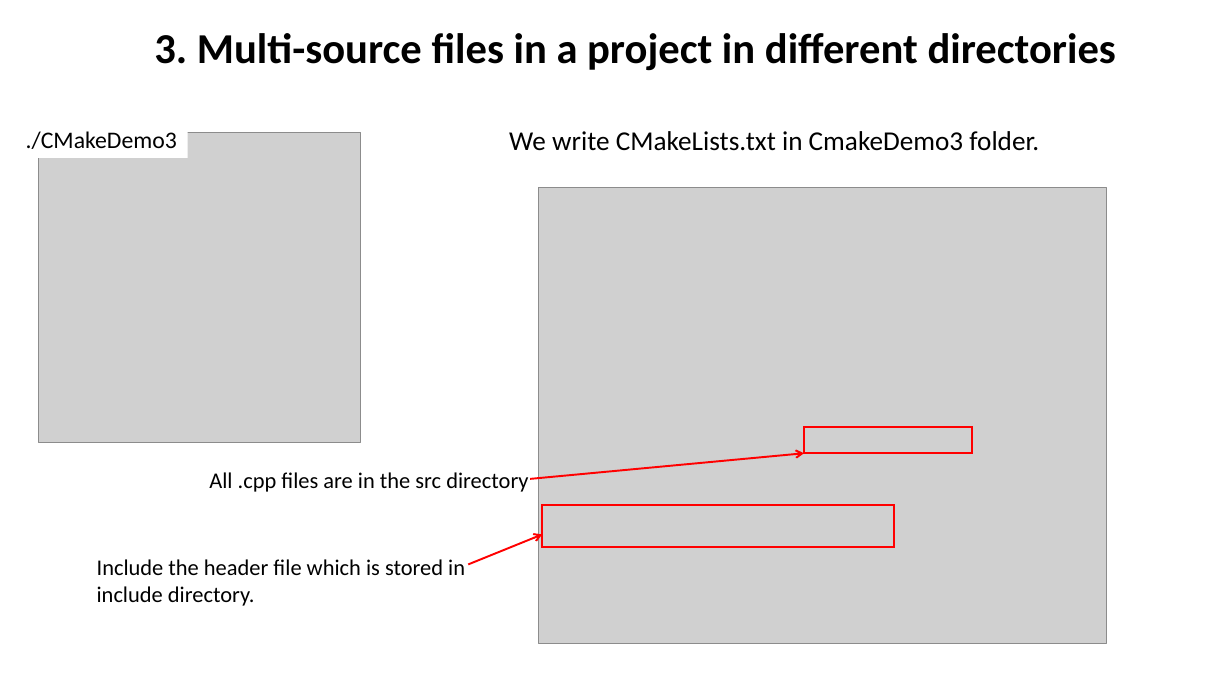
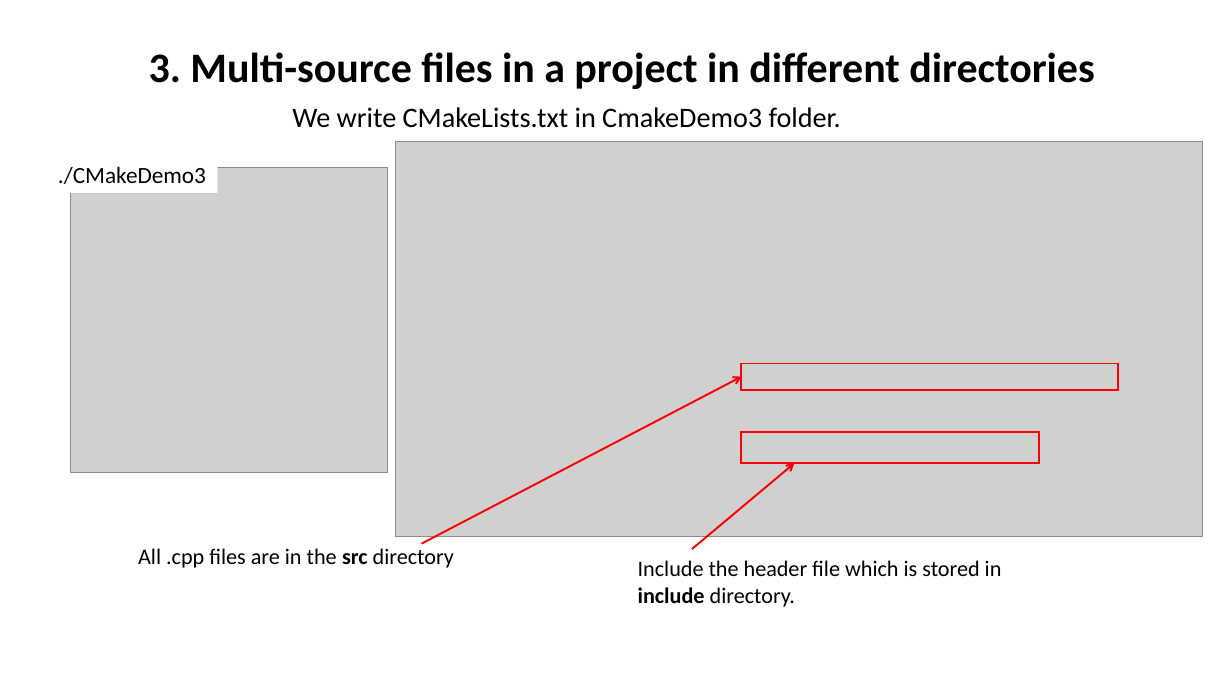
Before and after one commit to ShiqiYu/CPP, a slide deck: slide 13 of week05/Lab05.pptx (slide 12 before the commit). Drawn at 1232x693 pixels with LibreOffice and Linux fonts; fonts in the diff are those of the drawing; grey boxes stand for pictures; background and template pictures are left out. Boxes give left, top, right and bottom in pixels: in the first picture for what was removed or moved away, otherwise in the second. Text is boxed around its words. In the diff, an @@ line names an element or a change of style, - is before the commit and + after.

```diff
--- a/week05/Lab05.pptx
+++ b/week05/Lab05.pptx
@@ text "3. Multi-source files in a ...": place and size @@
-text "3. Multi-source files in a ..." at <box>154,33,1116,71</box>
+text "3. Multi-source files in a ..." at <box>149,52,1094,89</box>
@@ text "3. Multi-source files in a ..." at <box>149,52,1094,89</box>: size 33.2 to 32.7 pt @@
@@ text "We write CMakeLists.txt in CmakeDemo3 ...": place and size @@
-text "We write CMakeLists.txt in CmakeDemo3 ..." at <box>509,131,1039,151</box>
+text "We write CMakeLists.txt in CmakeDemo3 ..." at <box>292,107,841,128</box>
@@ text "We write CMakeLists.txt in CmakeDemo3 ..." at <box>292,107,841,128</box>: size 21.2 to 22 pt @@
@@ picture: place and size @@
-picture at <box>539,188,1106,643</box>
+picture at <box>396,141,1203,536</box>
@@ rectangle "./CMakeDemo3": place and size @@
-rectangle "./CMakeDemo3" at <box>17,120,188,158</box>
+rectangle "./CMakeDemo3" at <box>49,155,217,193</box>
@@ rectangle "./CMakeDemo3" at <box>49,155,217,193</box>: size 18.4 to 18.1 pt @@
@@ picture: place and size @@
-picture at <box>39,132,361,443</box>
+picture at <box>70,167,387,472</box>
@@ arrow moved from (531, 479) - (804, 454) to (421, 543) - (741, 377) @@
@@ rectangle: place and size @@
-rectangle at <box>804,428,972,454</box>
+rectangle at <box>741,363,1117,390</box>
@@ rectangle: place and size @@
-rectangle at <box>543,506,894,548</box>
+rectangle at <box>741,433,1039,463</box>
@@ arrow moved from (469, 565) - (543, 534) to (692, 549) - (795, 463) @@
@@ text "All .cpp files are in ...": place and size @@
-text "All .cpp files are in ..." at <box>209,472,528,492</box>
+text "All .cpp files are in ..." at <box>138,548,454,568</box>
@@ text "All .cpp files are in ..." at <box>138,548,454,568</box>: size 17.6 to 17.2 pt; bold on in "src" @@
@@ text "Include the header file which ...": place and size @@
-text "Include the header file which ..." at <box>97,559,465,606</box>
+text "Include the header file which ..." at <box>638,560,1002,607</box>
@@ text "Include the header file which ..." at <box>638,560,1002,607</box>: size 17.6 to 17.2 pt; bold on in "include" @@
```
Also in this commit, not shown: 12 other slides changed, 3 slides added, 4 slides removed, 1 other file.
